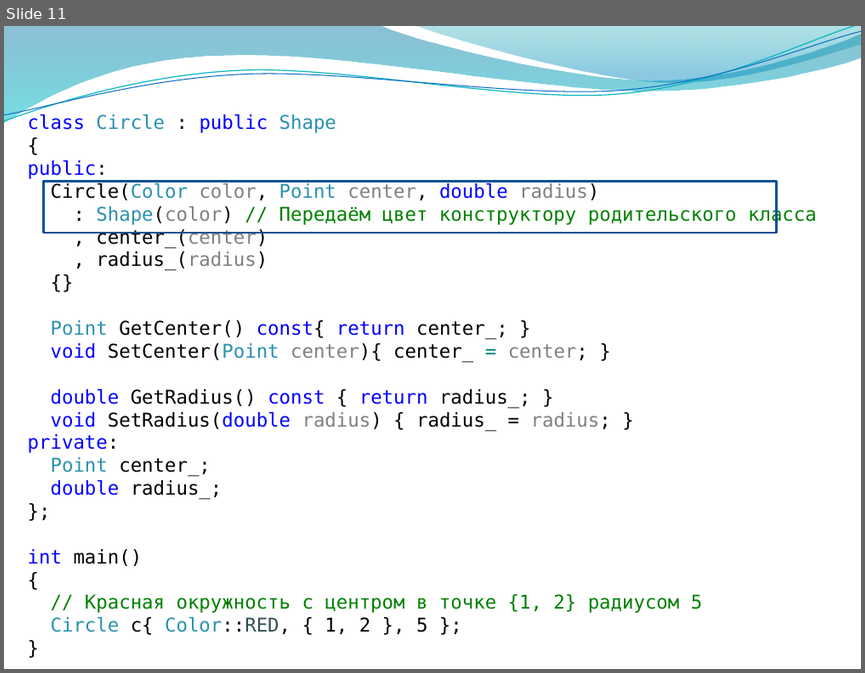
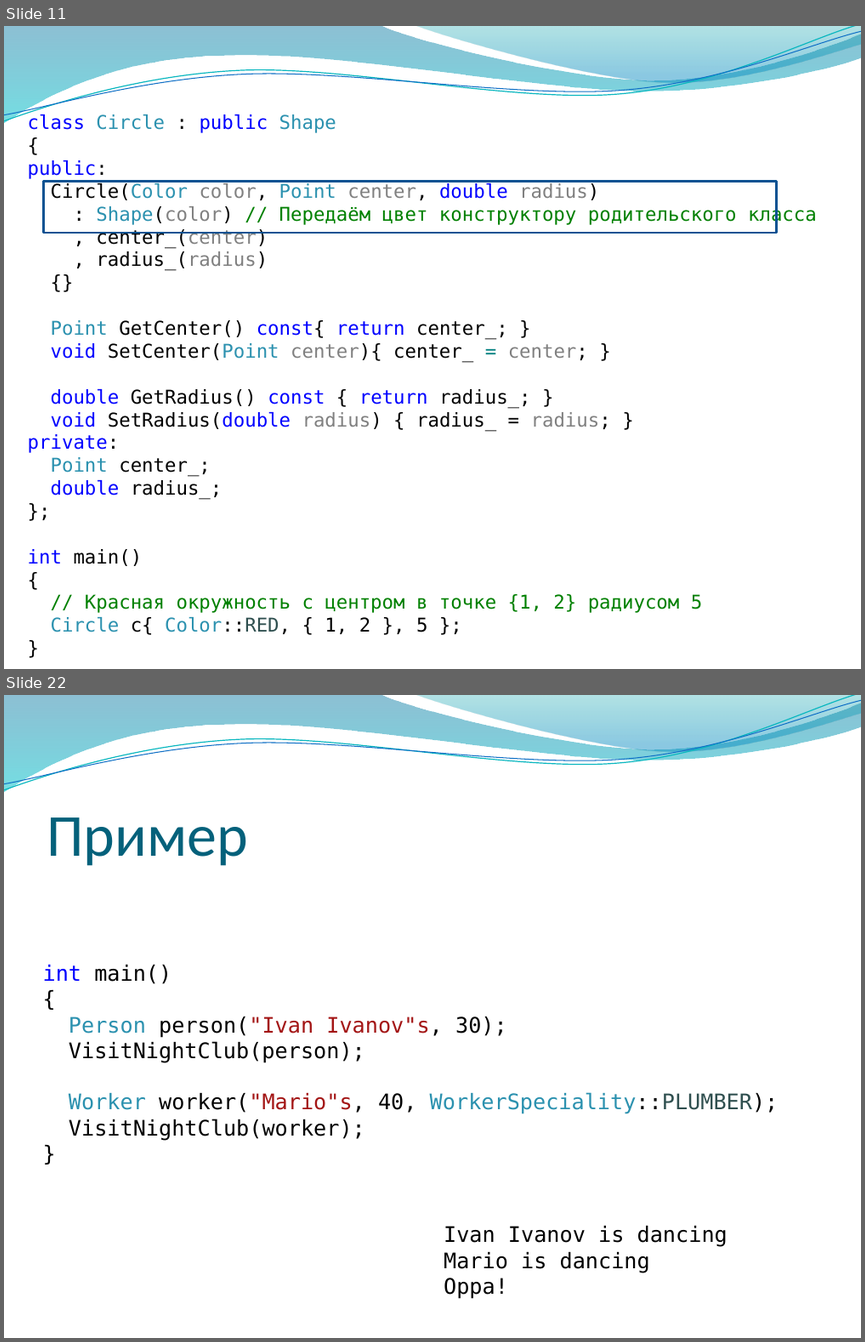
Before and after one commit to alexey-malov/oop, a slide deck: lectures/03/Наследование и полиморфизм.pptx. Shown one above the other, each under a label of ours: slide 11 before the commit, slides 11 and 22 after it; the slides between them are not shown. The pictures are 865x673 and 865x1342 pixels, drawn with LibreOffice and Linux fonts; fonts in the diff are those of the drawing; background and template pictures are left out. Boxes give left, top, right and bottom in pixels: in the first picture for what was removed or moved away, otherwise in the second. Text is boxed around its words. In the diff, an @@ line names an element or a change of style, - is before the commit and + after.

```diff
--- a/lectures/03/Наследование и полиморфизм.pptx
+++ b/lectures/03/Наследование и полиморфизм.pptx
@@ slide 22 added at [4,695,861,1338], background picture (left out); not listed: 4 template elements that a slide beside it also shows @@
@@ title added at [46,817,248,866], 50 pt, text #04617B @@
+Пример
@@ text added at [43,964,778,1140], 18 pt, text #000000 @@
+int main()
+{
+Person person("Ivan Ivanov"s, 30);
+VisitNightClub(person);
+Worker worker("Mario"s, 40, WorkerSpeciality::PLUMBER);
+VisitNightClub(worker);
+}
@@ text added at [443,1225,727,1299], 18 pt, text #000000 @@
+Ivan Ivanov is dancing
+Mario is dancing
+Oppa!
```
Also in this commit, not shown: 18 slides changed, 33 other slides added, 2 other files.
